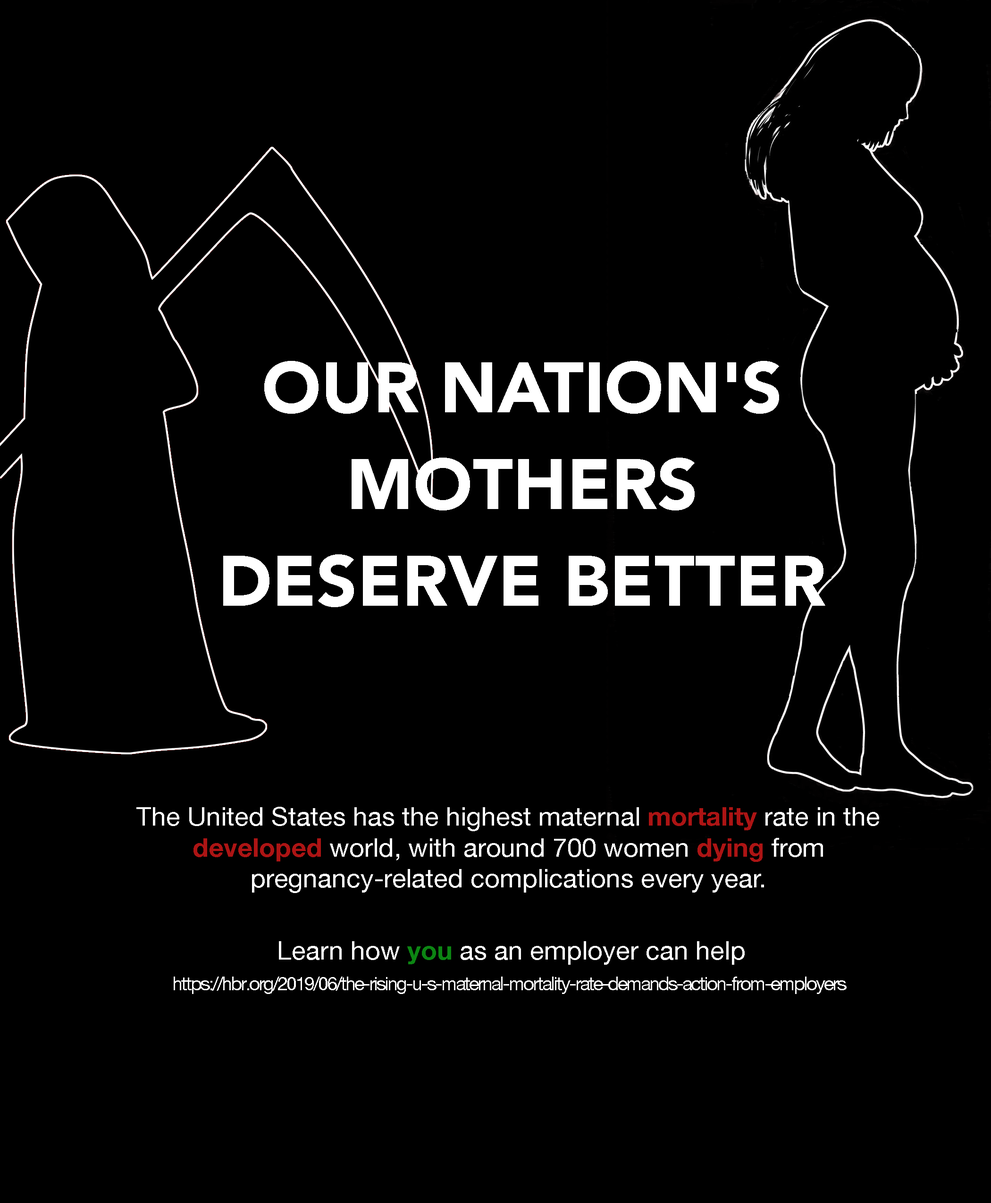
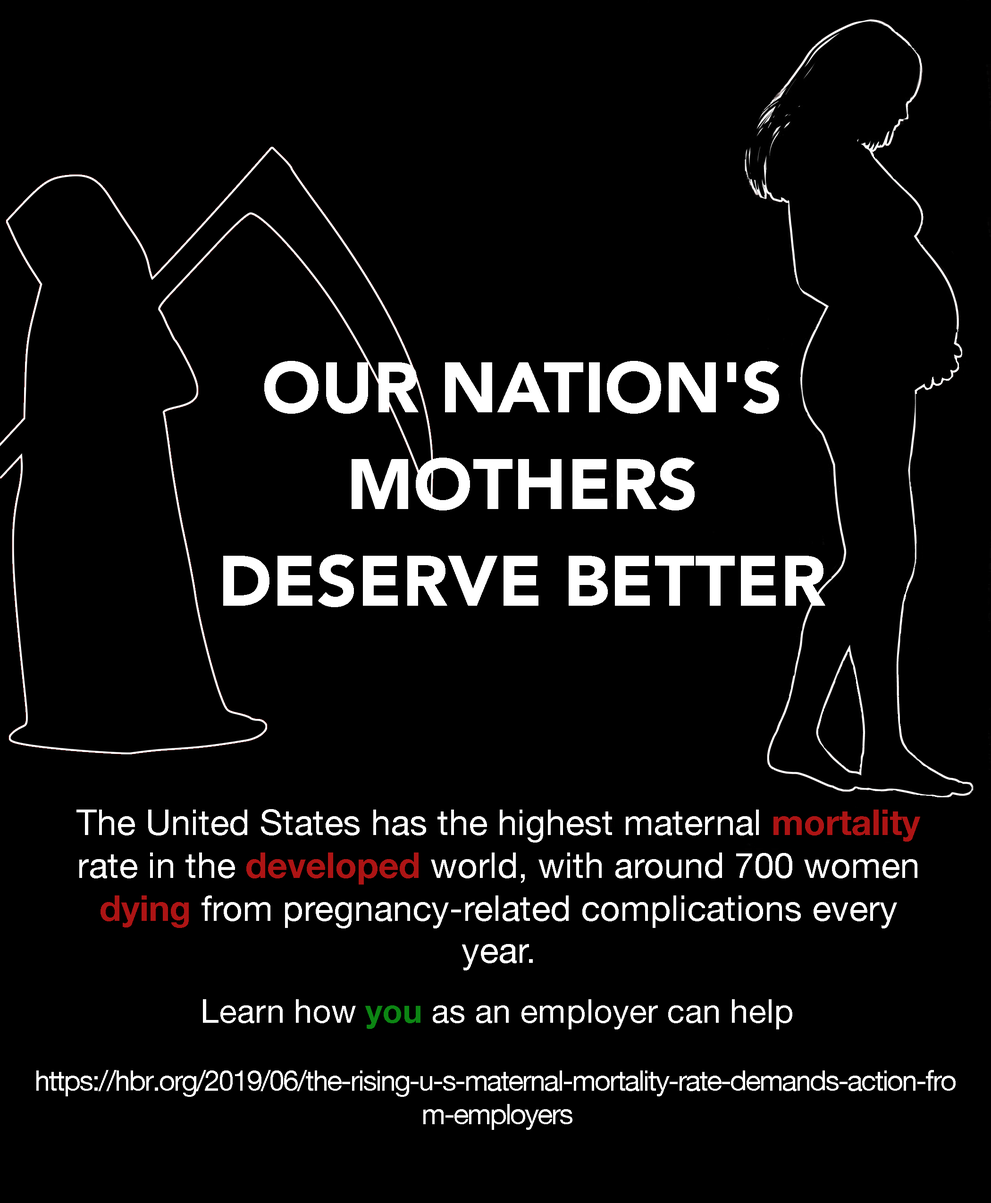
Revision of a layered (991, 1203) image; what changed, layer by layer:
renamed "Learn how you as an employer c..." to "...", painted on it over [36, 940, 956, 1130]
painted on "The United States has the high..." over [76, 806, 920, 971]
painted on "Background 2" over [557, 0, 991, 873]
renamed "Pregnant Women" to "Pregnant Women & ColorFill", painted on it over [607, 0, 991, 849]
